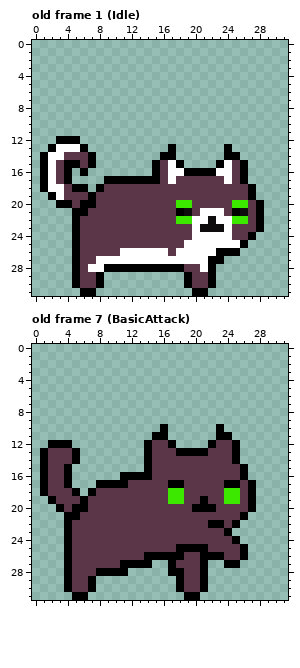
One commit to this pixel-art file: Assets/Sprites/SylvesterCat/SylvesterCat.aseprite. That is the earlier state.
32x32 pixels, 12 frames. Colours within 5 levels of each other are drawn and written as one. Shown: old frame 1 (Idle), old frame 7 (BasicAttack). The commit also changed other frames, which this record leaves out.
New version:
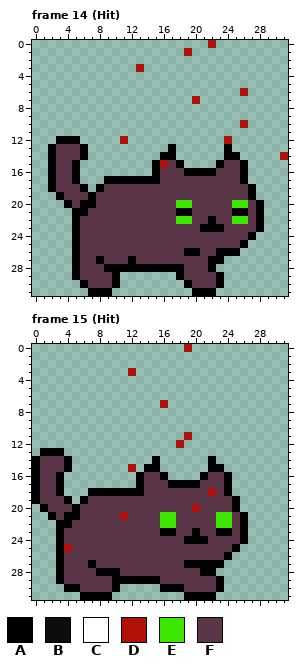
Palette (. is transparent): A #000000  B #0e0c0c  C #ffffff  D #b0120a  E #3ce800  F #5b3548
A new or re-ordered frame is compared with the old frame closest to it.
Author's note on the commit: Hit animation
From old to new:
frames 12 -> 17
layer "Layer 3" added
layer "Layer 4" added
Frame 14 (Hit) is new; against old frame 1 (Idle):
y 0: x 22 . -> D
y 1: x 19 . -> D
y 3: x 13 . -> D
y 6: x 26 . -> D
y 7: x 20 . -> D
y 10: x 26 . -> D
y 12: x 11 . -> D; x 24 . -> D
y 13: x 3..5 CCC -> FFF
y 14: x 1..3 ACC -> .AF; x 6..7 FA -> A.; x 31 . -> D
y 15: x 1..2 AC -> .A; x 4 A -> F; x 6..7 FA -> ..; x 16..17 FC -> DF; x 24 C -> F
y 16: x 1..2 AC -> .A; x 4..6 A.A -> FA.; x 17..18 CC -> FF; x 23..24 CC -> FF
y 17: x 1..2 AC -> .A; x 4..5 A. -> FA; x 17 C -> F; x 24 C -> F
y 18: x 1..3 ACC -> .AF; x 5 A -> F
y 19: x 2..3 AC -> .A
y 20: x 3 A -> .
y 21: x 19 B -> A; x 21..23 CCC -> FFF; x 26 B -> A
y 22: x 20..24 CCBCC -> FFAFF
y 23: x 20..24 CBBBC -> FAAAF
y 24: x 20..24 CCCCC -> FFFFF
y 25: x 19..25 CCCCCCC -> FFFFFFF
y 26: x 11..16 CCCCCC -> FFFFFF; x 18..22 CCCCC -> FAAFF
y 27: x 8..21 CCCCCCCCCCCCCC -> AFFFAFFFFFFFFF
y 28: x 7..8 CC -> FF; x 21 C -> F
y 29: x 8..10 A.. -> FFA; x 18..19 .A -> AF; x 22..23 A. -> FA
y 30: x 5..6 AF -> .A; x 8..10 A.. -> FFA; x 22..23 A. -> FA
y 31: x 6 A -> .; x 8..9 .. -> AA; x 22 . -> A
Frame 15 (Hit) is new; against old frame 7 (BasicAttack):
y 0: x 19 . -> D
y 3: x 12 . -> D
y 7: x 16 . -> D
y 10: x 16 A -> .; x 23 A -> .
y 11: x 15..16 AA -> ..; x 19 . -> D; x 23..24 AA -> ..
y 12: x 2..4 AAA -> ...; x 14..18 AFFA. -> ....D; x 22..25 AFFA -> ....
y 13: x 2..5 FFFA -> AA..; x 14..25 AFFFAAAAFFFA -> ............
y 14: x 0..1 .A -> AF; x 4..5 FA -> A.; x 14..25 AFFFFFFFFFFA -> .A......A...
y 15: x 0..1 .A -> AF; x 12 . -> D; x 15..26 FFFFFFFFFFFA -> A......AA...
y 16: x 0..1 .A -> AF; x 3..4 FA -> A.; x 11..12 AA -> ..; x 14 A -> F; x 16..21 FFFFFF -> A....A; x 24..26 FFA -> A..
y 17: x 0..1 .A -> AF; x 3..4 FA -> A.; x 8..13 AAAAFF -> .....A; x 19..20 FF -> AA; x 25..27 AFA -> ...
y 18: x 0..1 .A -> AF; x 3..5 FFA -> A..; x 8..13 FFFFFF -> AAAAAA; x 17..18 EE -> FF; x 22 F -> D; x 24..27 EEFA -> A...
y 19: x 0..2 ..A -> AFF; x 4..5 FF -> A.; x 17..18 EE -> FF; x 21 A -> F; x 24..27 EEFA -> FA..
y 20: x 1..3 ..A -> AFF; x 6 A -> F; x 20..22 AAA -> DFF; x 25..27 FFA -> A..
y 21: x 2..3 .. -> AF; x 11 F -> D; x 16..17 FF -> EE; x 23..24 FF -> EE
y 22: x 3 . -> A; x 16..17 FF -> EE; x 22..26 AAFA. -> FEEFA
y 23: x 3..4 .A -> AF; x 16..17 FF -> AA; x 20 F -> A; x 23 F -> A; x 25..26 .. -> FA
y 24: x 3..4 .A -> AF; x 19..21 FFF -> AAA; x 25..26 A. -> FA
y 25: x 3..4 .A -> AD; x 18..21 AAAA -> FFFF; x 25..26 FA -> A.
y 26: x 3..4 .A -> AF; x 14..18 AAAAA -> FFFFF; x 21..26 AAAFFA -> FFFA..
y 27: x 3..4 .A -> AF; x 7 F -> A; x 11..17 AAAA..A -> FFFFFFF; x 19..20 FF -> AA; x 22..25 ..AA -> AA..
y 28: x 3..4 .A -> AF; x 11..18 A.....AA -> FFFFFFFF; x 22 . -> A
y 29: x 3..4 .A -> AF; x 7..18 A..........A -> FFFAAAAAAFFF; x 21..23 A.. -> FFA
y 30: x 5 F -> A; x 7..10 A... -> FFFA; x 16..17 .. -> AA; x 21..23 A.. -> FFA
y 31: x 5 A -> .; x 7..9 ... -> AAA; x 21..22 .. -> AA
